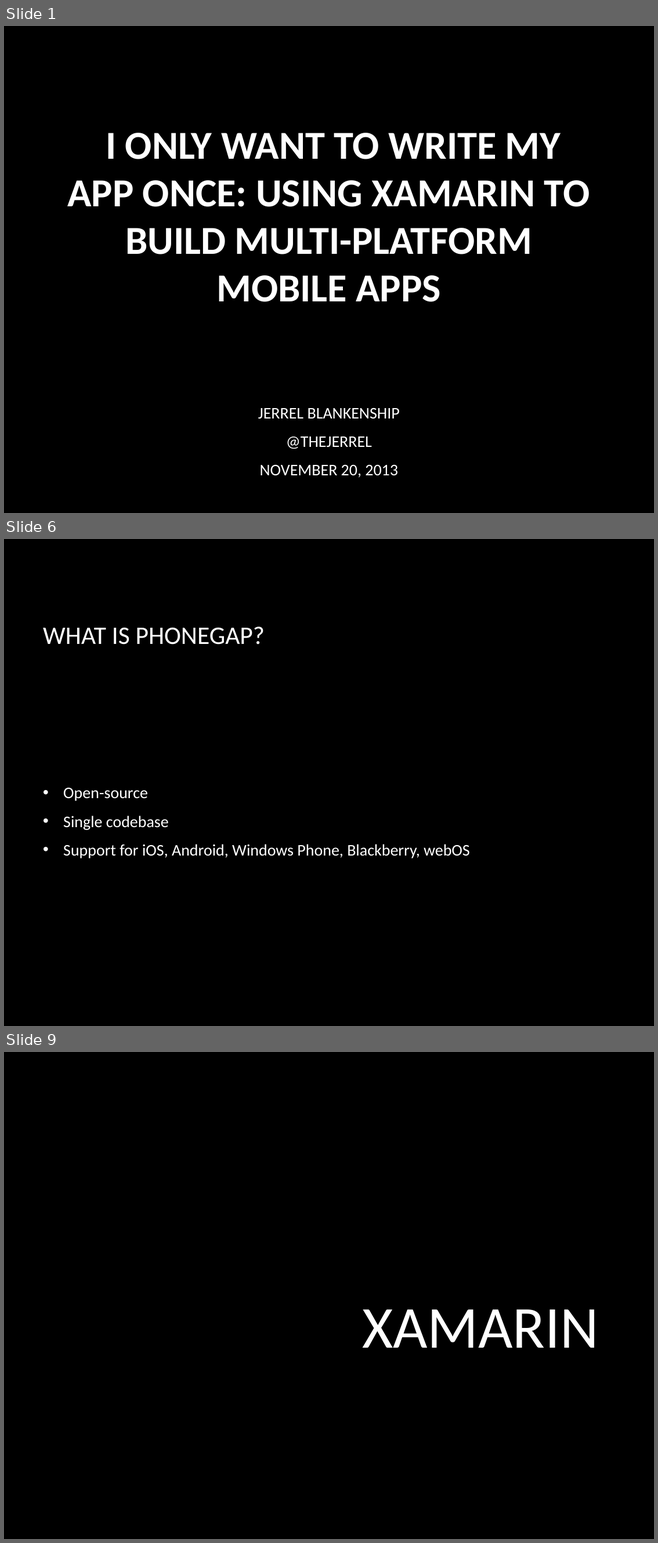
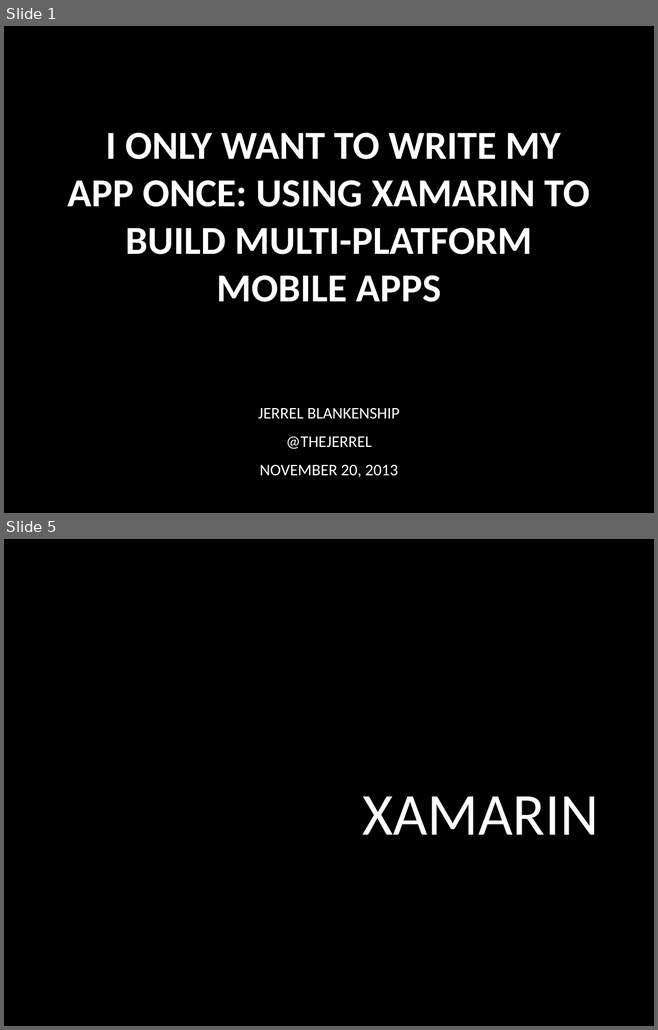
Before and after one commit to jerrelblankenship/Presentations, a slide deck: Xamarin/DaytonDevelopersGroup2013/Xamarin.pptx. Shown one above the other, each under a label of ours: slides 1, 6 and 9 before the commit, slides 1 and 5 after it; the slides between them are not shown. The pictures are 658x1543 and 658x1030 pixels, drawn with LibreOffice and Linux fonts; fonts in the diff are those of the drawing; background and template pictures are left out. Boxes give left, top, right and bottom in pixels: in the first picture for what was removed or moved away, otherwise in the second. Text is boxed around its words. In the diff, an @@ line names an element or a change of style, - is before the commit and + after.

```diff
--- a/Xamarin/DaytonDevelopersGroup2013/Xamarin.pptx
+++ b/Xamarin/DaytonDevelopersGroup2013/Xamarin.pptx
@@ slide 6 removed at (4,539,654,1026), background picture (left out) @@
@@ title removed at (43,627,264,645) @@
-WHAT IS PHONEGAP?
@@ text removed at (63,788,470,859) @@
-• Open-source
-• Single codebase
-• Support for iOS, Android, Windows Phone, Blackberry, webOS
@@ what was slide 9 is now slide 5 @@
```
Also in this commit, not shown: 7 slides changed, 1 slide added, 5 other slides removed.
